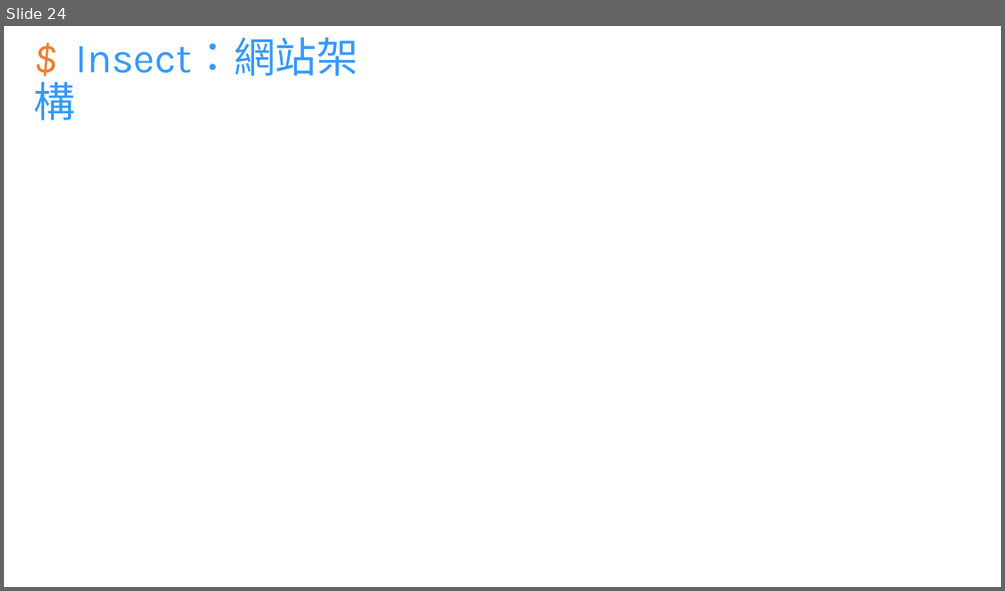
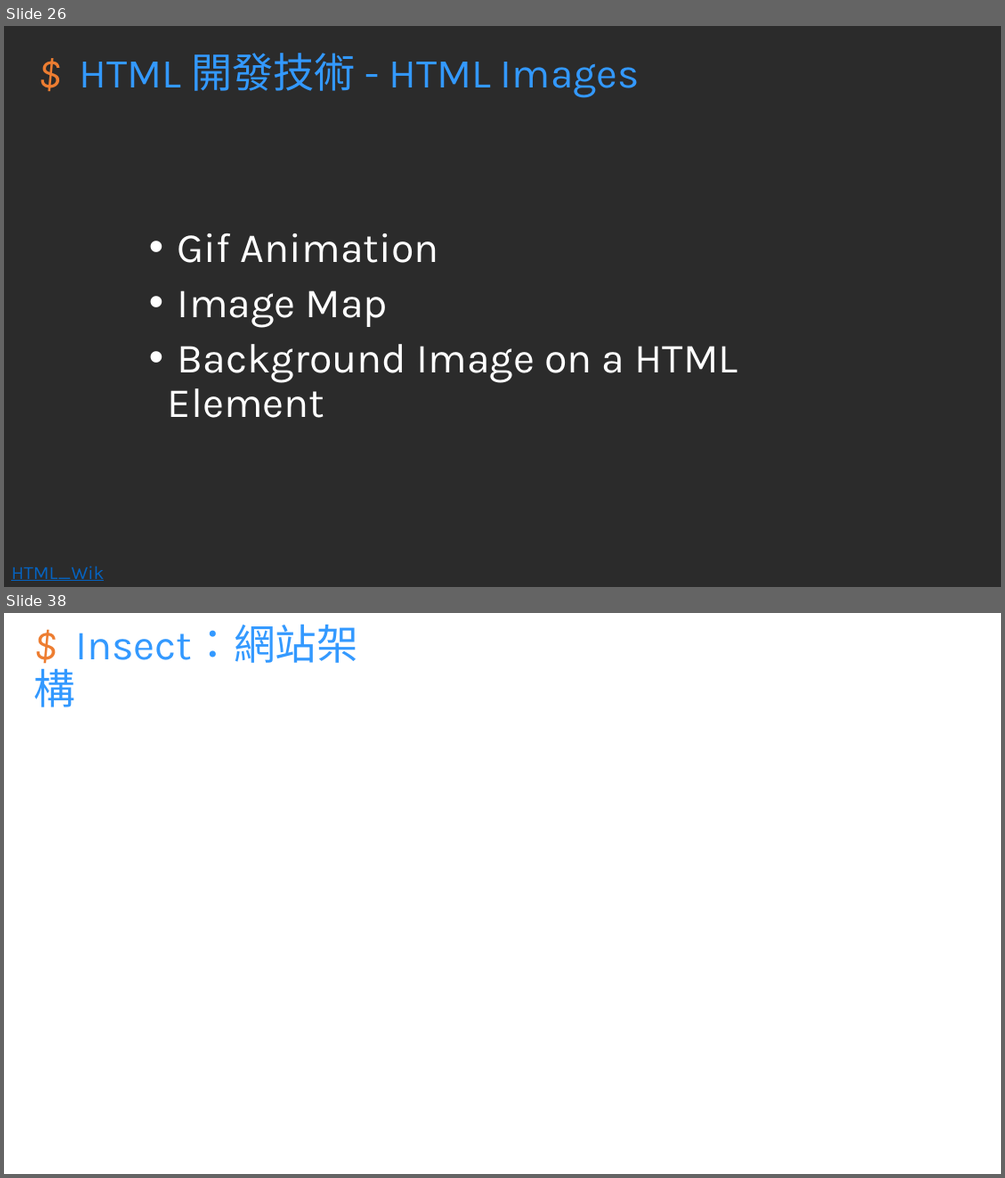
Before and after one commit to hehank/KSU_Class, a slide deck: Web/報告/網站開發技術_期末報告.pptm. Shown one above the other, each under a label of ours: slide 24 before the commit, slides 26 and 38 after it; the slides between them are not shown. The pictures are 1005x591 and 1005x1178 pixels, drawn with LibreOffice and Linux fonts; fonts in the diff are those of the drawing; background and template pictures are left out; a plain dark background stands for a picture behind light text. Boxes give left, top, right and bottom in pixels: in the first picture for what was removed or moved away, otherwise in the second. Text is boxed around its words. In the diff, an @@ line names an element or a change of style, - is before the commit and + after.

```diff
--- a/Web/報告/網站開發技術_期末報告.pptm
+++ b/Web/報告/網站開發技術_期末報告.pptm
@@ slide 26 added at [4, 26, 1001, 587], background picture (left out) @@
@@ title added at [79, 53, 639, 97], 39.6 pt, text #3399FF @@
+$ HTML 開發技術 - HTML Images
@@ text added at [168, 233, 738, 418], 40 pt, text #FFFFFF @@
+• Gif Animation
+• Image Map
+• Background Image on a HTML Element
@@ text added at [11, 565, 104, 580], 18 pt, text #0563C1, underline @@
+HTML_Wiki
@@ what was slide 24 is now slide 38 @@
```
Also in this commit, not shown: 7 slides changed, 13 other slides added, 10 other files.
